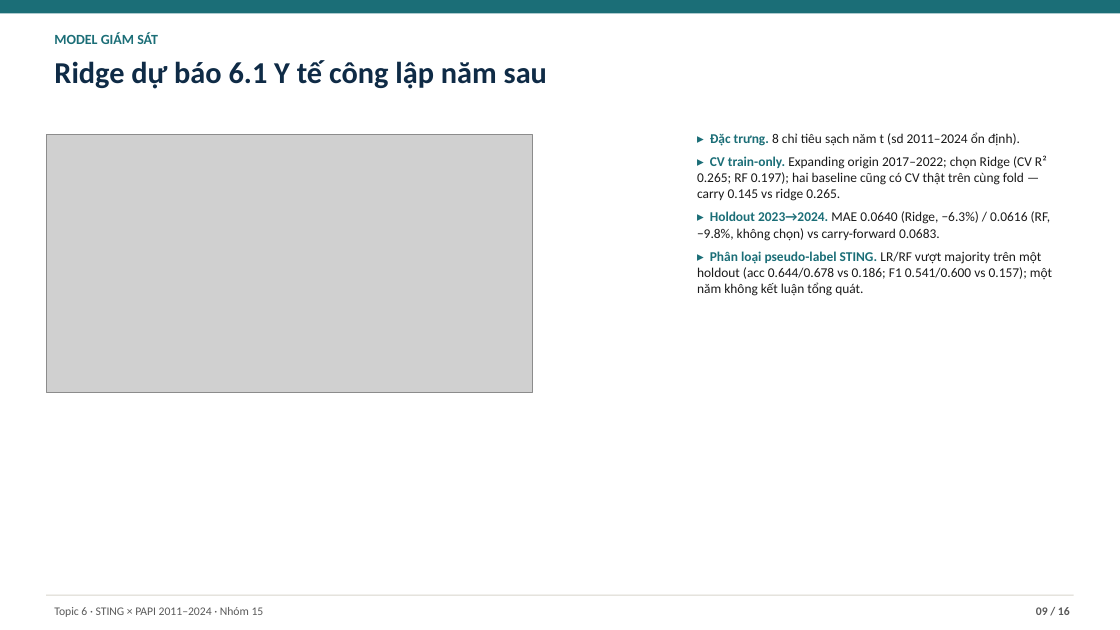
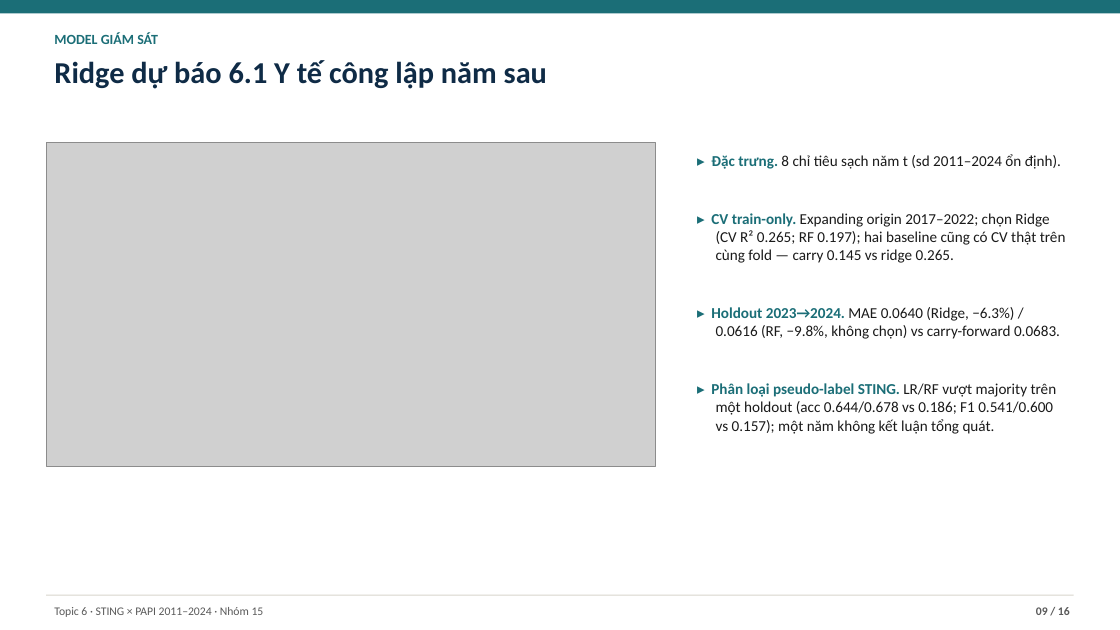
Before and after one commit to JasonTM17/Grid_Based_Sociology, a slide deck: slide 9 of slides/final.pptx. Drawn at 1120x630 pixels with LibreOffice and Linux fonts; fonts in the diff are those of the drawing; grey boxes stand for pictures. Boxes give left, top, right and bottom in pixels: in the first picture for what was removed or moved away, otherwise in the second. Text is boxed around its words. In the diff, an @@ line names an element or a change of style, - is before the commit and + after.

```diff
--- a/slides/final.pptx
+++ b/slides/final.pptx
@@ picture: place and size @@
-picture at (46, 134, 533, 392)
+picture at (46, 143, 656, 466)
@@ text "▸ Đặc trưng. 8 chỉ ...": place and size @@
-text "▸ Đặc trưng. 8 chỉ ..." at (697, 132, 1052, 296)
+text "▸ Đặc trưng. 8 chỉ ..." at (711, 154, 1066, 434)
@@ text "▸ Đặc trưng. 8 chỉ ..." at (711, 154, 1066, 434): size 11.5 to 13 pt; indent changed; more space between paragraphs @@
```
Also in this commit, not shown: 12 other slides changed, 2 other files.
